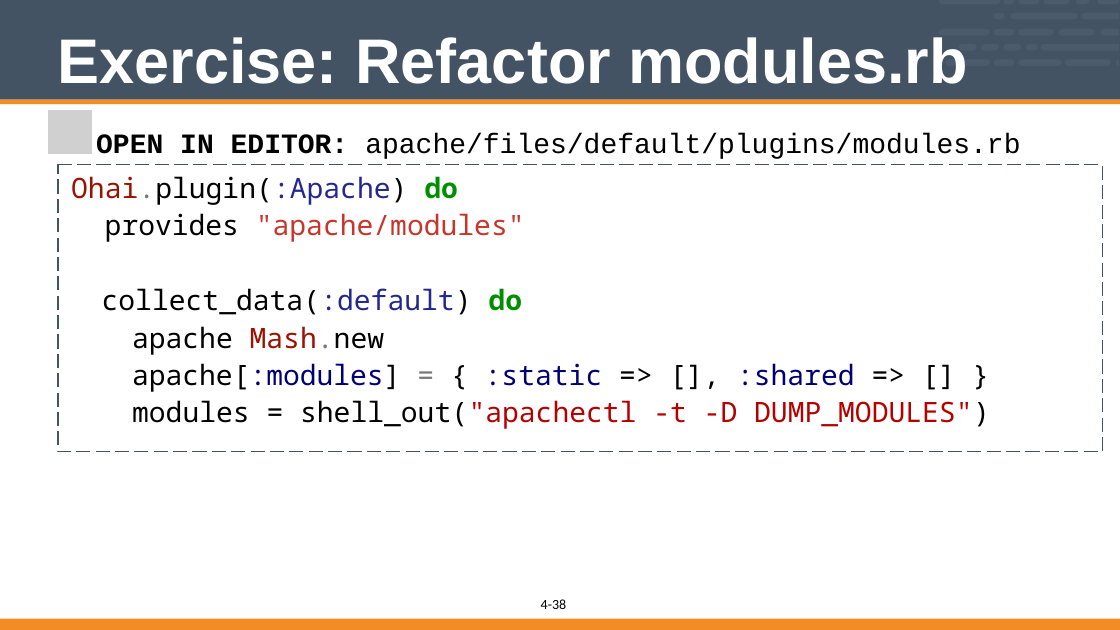
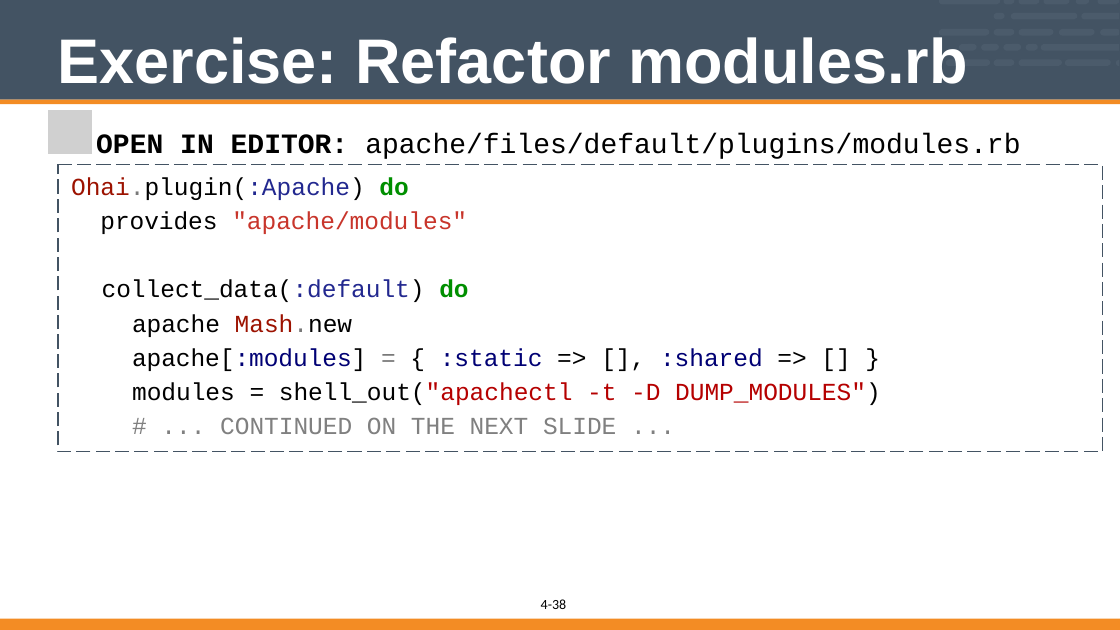
Before and after one commit to vinyar/chef-intermediate, a slide deck: slide 38 of 04-writing_ohai_plugins.pptx. Drawn at 1120x630 pixels with LibreOffice and Linux fonts; fonts in the diff are those of the drawing; grey boxes stand for pictures. Boxes give left, top, right and bottom in pixels: in the first picture for what was removed or moved away, otherwise in the second. Text is boxed around its words. In the diff, an @@ line names an element or a change of style, - is before the commit and + after.

```diff
--- a/04-writing_ohai_plugins.pptx
+++ b/04-writing_ohai_plugins.pptx
@@ text in freeform shape at [71,178,881,405]: size 32 to 28 pt, font Noto Sans Mono to Courier New in "Ohai.plugin(:Apache) do", "provides "apache/modules"", "collect_data(:default) do", "apache Mash.new" and 2 more places @@
@@ text in freeform shape at [220,417,616,434]: paragraph added @@
+# ... CONTINUED ON THE NEXT SLIDE ...
```
Also in this commit, not shown: 35 other slides changed.
